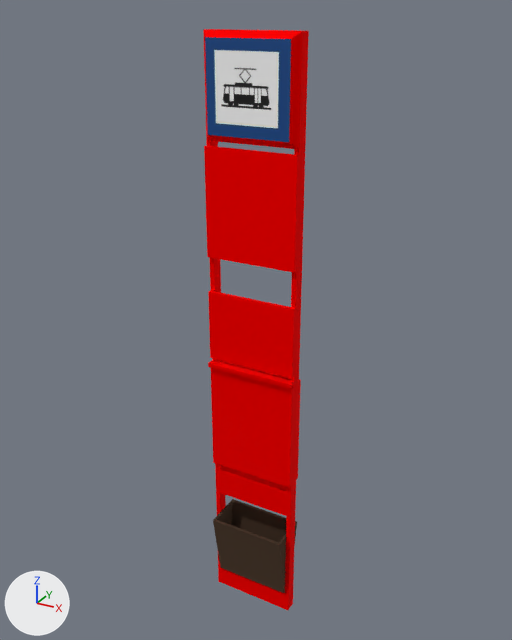
A saved change to the Blender file assets/models/Stop/Stop.blend.
The view is the same before and after, from a 50 mm lens placed at (1.7, -3.08, 3.47), pointed at (-0.04, 0.08, 1.89). The lights are fixed; the arrows at lower left show +X, +Y and +Z.
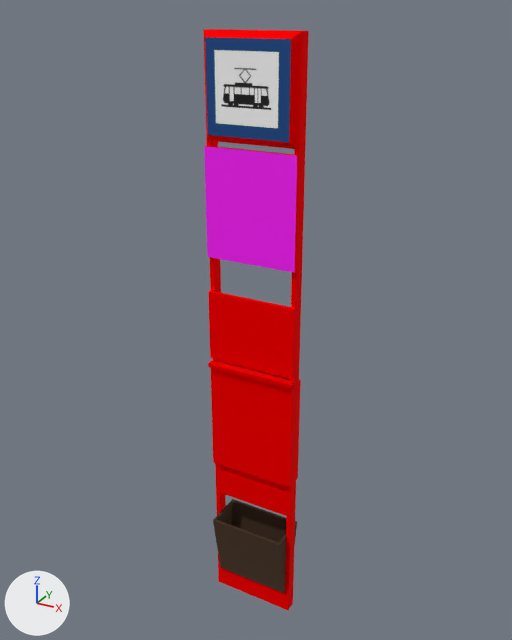
The edits, one by one:
Material 'Material.board' (mat_material_board) is new.
Its base color is (1.0, 0.0, 1.0) (pink #ff00ff).
me_cube has 156 vertices, 154 faces and spans x -0.26..0.26, y -0.12..0.12, z 0.0..3.37.
me_cube is used by ob_cube; location (0.0, 0.0, 0.0).
me_cube part 1: all 3 faces centred in x -0.24..0.24, y -0.06, z 2.55 switch from mat_material_polemain (red #ff0000) to mat_material_board (pink #ff00ff).

Where the change shows, as pixel boxes [x1, y1, x2, y2] in the pictures (512 x 640 px):
part 1 of me_cube, recoloured (red to pink): [204, 146, 297, 273] in both
